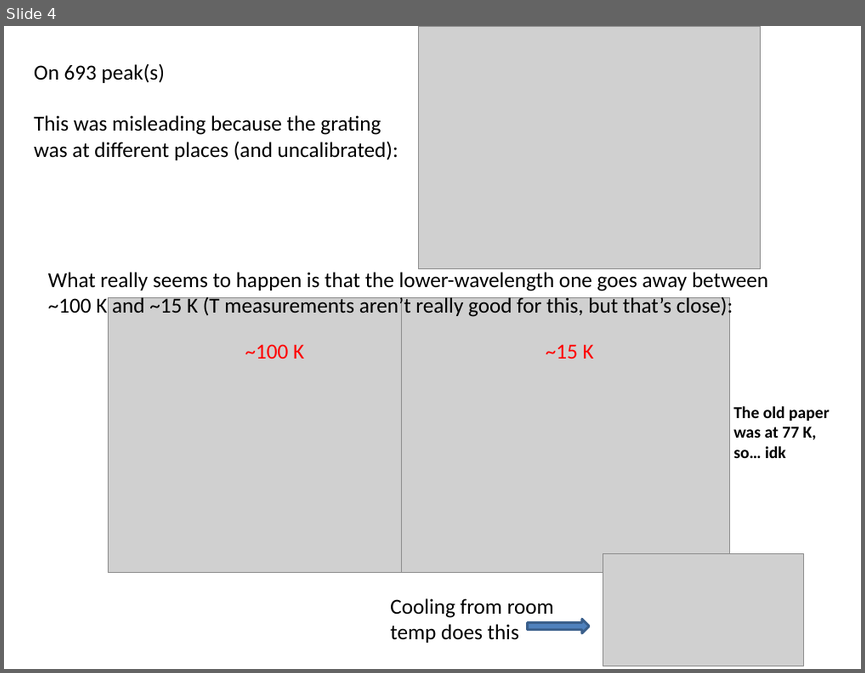
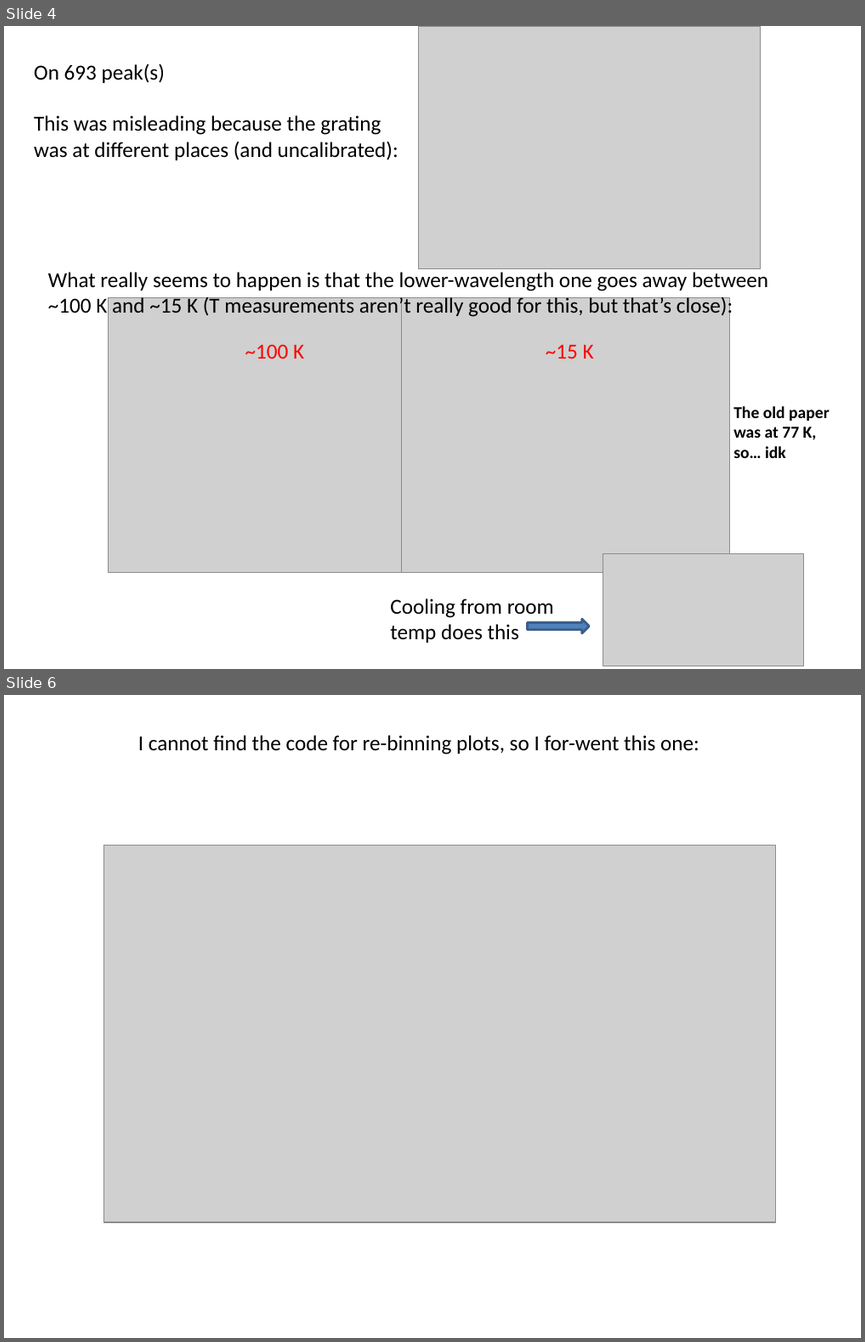
Before and after one commit to Waltmon/timthesis, a slide deck: thought_process.pptx. Shown one above the other, each under a label of ours: slide 4 before the commit, slides 4 and 6 after it; the slides between them are not shown. The pictures are 865x673 and 865x1342 pixels, drawn with LibreOffice and Linux fonts; fonts in the diff are those of the drawing; grey boxes stand for pictures. Boxes give left, top, right and bottom in pixels: in the first picture for what was removed or moved away, otherwise in the second. Text is boxed around its words. In the diff, an @@ line names an element or a change of style, - is before the commit and + after.

```diff
--- a/thought_process.pptx
+++ b/thought_process.pptx
@@ slide 6 added at box(4, 695, 861, 1338), background #FFFFFF @@
@@ text added at box(138, 735, 699, 755), 18 pt, text #000000 @@
+I cannot find the code for re-binning plots, so I for-went this one:
@@ picture added at box(104, 845, 775, 1222) @@
```
Also in this commit, not shown: 1 slide changed, 1 other slide added, 16 other files.
